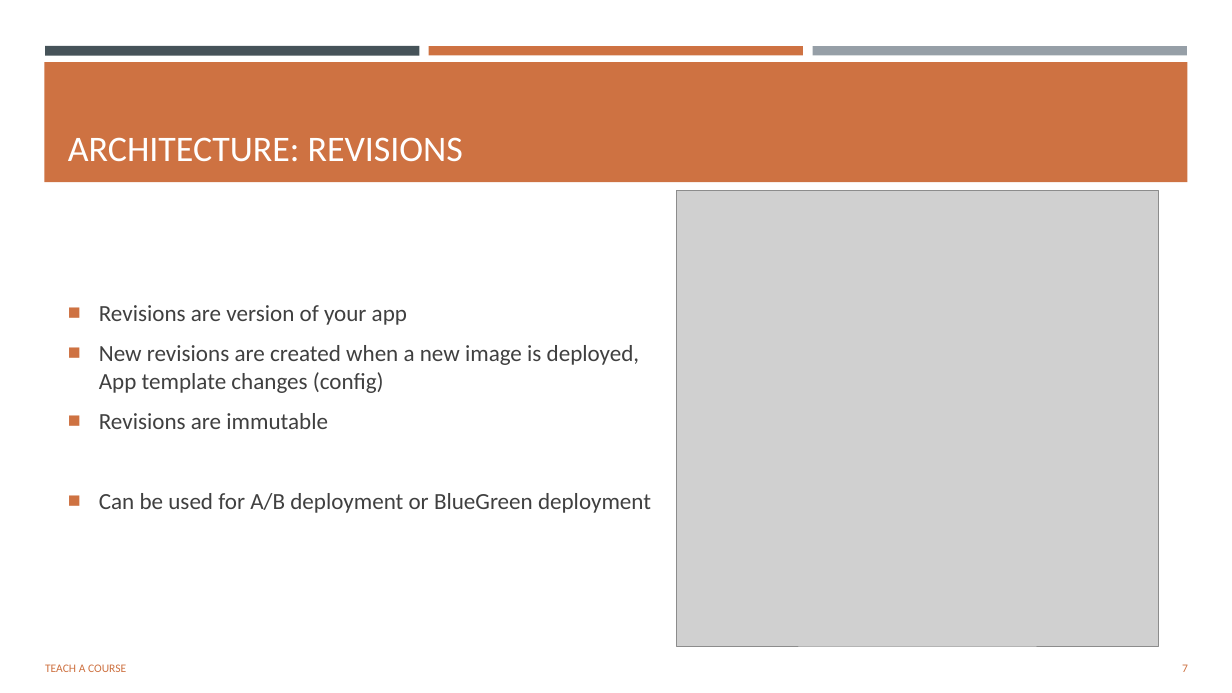
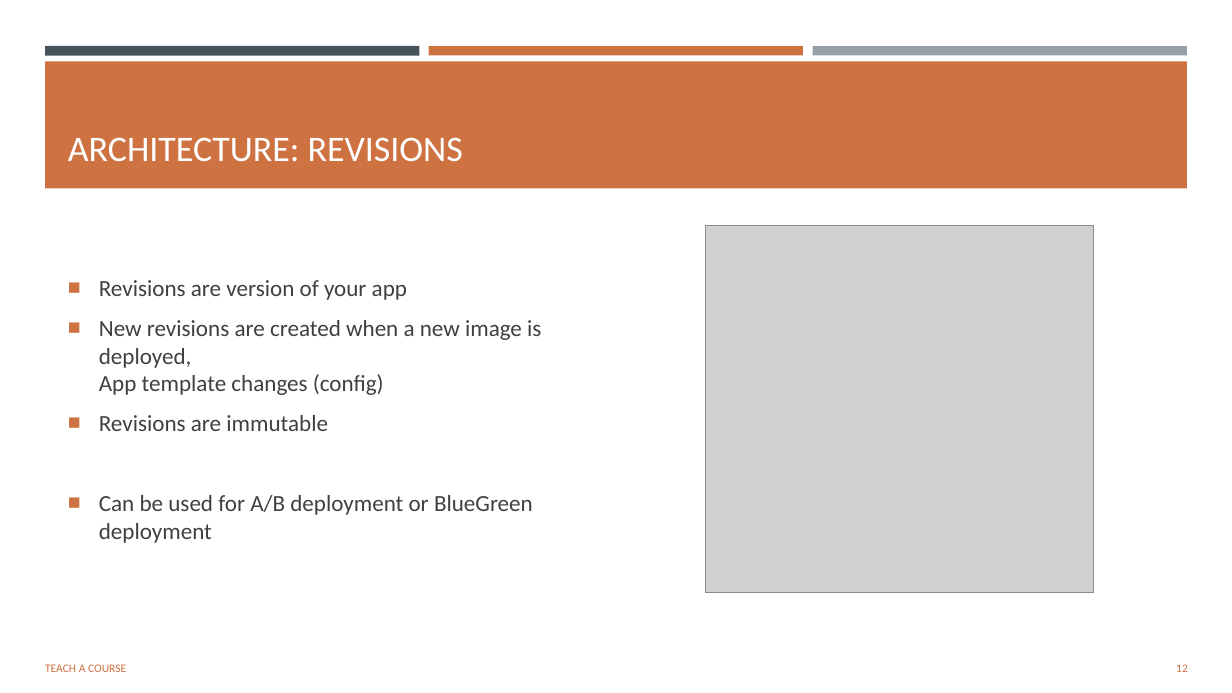
Before and after one commit to msjonathan/aca-demo, a slide deck: slide 12 of presentation/Application Container Apps.pptx (slide 7 before the commit). Drawn at 1232x693 pixels with LibreOffice and Linux fonts; fonts in the diff are those of the drawing; grey boxes stand for pictures. Boxes give left, top, right and bottom in pixels: in the first picture for what was removed or moved away, otherwise in the second. Text is boxed around its words. In the diff, an @@ line names an element or a change of style, - is before the commit and + after.

```diff
--- a/presentation/Application Container Apps.pptx
+++ b/presentation/Application Container Apps.pptx
@@ rectangle: place and size @@
-rectangle at box(44, 62, 1188, 182)
+rectangle at box(45, 61, 1188, 189)
@@ text "Revisions are version of your ..." rewrapped from box(99, 305, 651, 513) to box(99, 280, 541, 543) @@
@@ picture: place and size @@
-picture at box(677, 190, 1159, 646)
+picture at box(705, 226, 1093, 592)
@@ page number at box(1176, 664, 1188, 672): text changed @@
-7
+12
```
Also in this commit, not shown: 7 other slides changed, 5 slides added, 9 slides removed, 2 other files.
